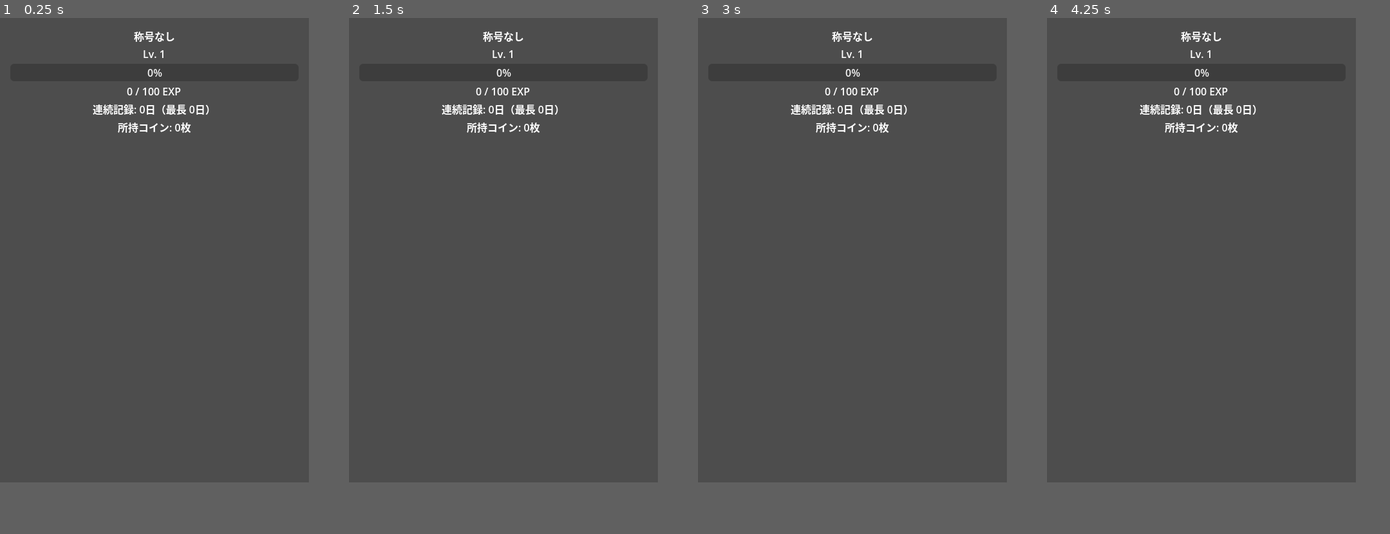
Above: before the commit, frames 1-4 (left to right).
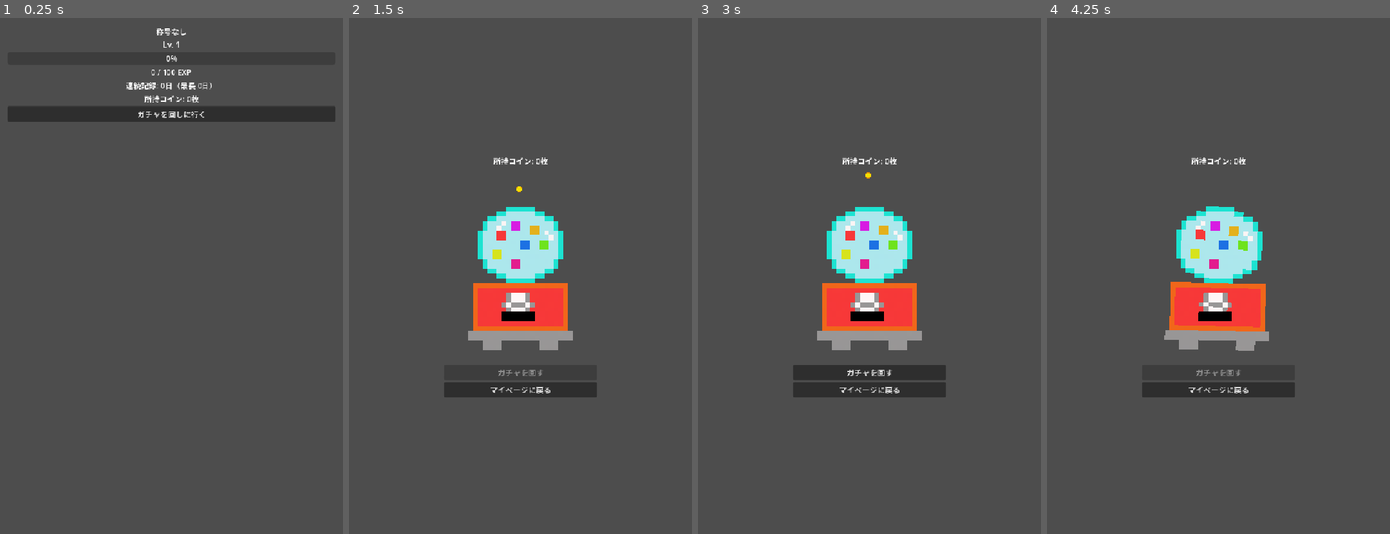
Above: after the commit, the same moments.

Repository: akki-secure/Cook-Management
Game: Godot game, scene res://scenes/Main.tscn
Same seed, same stepped clock (60 frames per second), same inputs: the game is played once before the commit and once after it. This scene is started directly instead of the project's main scene.
Inputs (mouse positions are in pixels of both pictures, inside the frame that each line leads up to):
- Up to frame 1 (0.25 s): no input
- Up to frame 2 (1.5 s): click (503, 105) at 0.5 s, where only the run after the commit has a clickable "ガチャを回しに行く"; click (503, 337) at 1.25 s, where only the run after the commit has a clickable "ガチャを回す"
- Up to frame 3 (3 s): click (852, 353) at 2 s, where only the run after the commit has a clickable "マイページに戻る"; click (852, 105) at 2.75 s, where only the run after the commit has a clickable "ガチャを回しに行く"
- Up to frame 4 (4.25 s): click (1201, 337) at 3.5 s, where only the run after the commit has a clickable "ガチャを回す"
In our replay, the window is 480x720 before the commit and 533x800 after it. These sizes can differ from the game's own. Grey fills any space a smaller window leaves; there, only what the larger window draws over its background counts as a difference.

The runs differ from the first frame. In frame 1, 3.7% of the frame differs, in the area x 2-98%, y 2-23%; in frame 2, 8.5%; in frame 3, 9.7%, in the area x 27-73%, y 2-74%; in frame 4, 8.6%.

Commit message:
Godot側にガチャの演出(コイン投入・効果音)とAPIを追加
Godotアプリでガチャを実際に回せるようにした。ロジックはRails側に一元化する
方針を踏襲し、Godotは結果を受け取って演出するだけの薄いクライアントとした。

Rails側:
- POST /api/v1/gacha を新設。既存のGamification::GachaPullServiceをそのまま
  呼び出し、当落・獲得モンスター・残りコインをJSONで返す
- ガチャのコスト/当選確率をバランス調整(COST: 5→1コイン、WIN_RATE: 30%→50%)。
  レシピ1件投稿=ガチャ1回分になるようにした

Godot側:
- GachaScene.tscn/gacha_scene.gd: ユーザー作成のドット絵素材(コイン・ガチャ
  マシン)を使い、「コインが落ちる→マシンが揺れる→カプセルが開いてモンス
  ターが出る(またはハズレ)」という演出を実装。アニメーションとAPIレスポンス
  の両方が揃ってから結果を表示するよう同期させている
- jsfxrで生成した効果音(コイン・スピン・当たり・ハズれ)をAudioStreamPlayerで
  再生
- Main画面に「ガチャを回しに行く」ボタンを追加してGachaSceneへ導線を作成
- ウィンドウサイズを480x720→720x1080に拡大し、stretch設定を追加
- login_screen.gd: トークンが残っている状態で起動すると _ready() 内から
  即座にシーン遷移してしまい "Parent node is busy" エラーになる不具合を
  call_deferred で修正

実際にRailsサーバーを起動した状態でGodotから /api/v1/gacha を叩き、当たり・
ハズレ・コイン不足の全パターンが正しく返ることを確認。全シーンがヘッドレス
モードでパースエラーなく起動することも確認済み。

Co-Authored-By: Claude Sonnet 5 <noreply@anthropic.com>

Diff:
--- a/godot-client/project.godot
+++ b/godot-client/project.godot
@@ -20,5 +20,11 @@
 
 [display]
 
-window/size/viewport_width=480
-window/size/viewport_height=720
+window/size/viewport_width=720
+window/size/viewport_height=1080
+window/stretch/mode="canvas_items"
+window/stretch/aspect="keep"
+
+[rendering]
+
+textures/canvas_textures/default_texture_filter=0
--- /dev/null
+++ b/godot-client/scenes/GachaScene.tscn
@@ -0,0 +1,94 @@
+[gd_scene load_steps=8 format=3 uid="uid://c8p3k9m2wxr71"]
+
+[ext_resource type="Script" path="res://scripts/gacha_scene.gd" id="1_gacha"]
+[ext_resource type="Texture2D" path="res://assets/coin.png" id="2_coin"]
+[ext_resource type="Texture2D" path="res://assets/gacha_machine.png" id="3_machine"]
+[ext_resource type="AudioStream" path="res://assets/sounds/coin_drop.wav" id="4_coin_sound"]
+[ext_resource type="AudioStream" path="res://assets/sounds/gacha_spin.wav" id="5_spin_sound"]
+[ext_resource type="AudioStream" path="res://assets/sounds/gacha_hit.wav" id="6_hit_sound"]
+[ext_resource type="AudioStream" path="res://assets/sounds/gacha_miss.wav" id="7_miss_sound"]
+
+[node name="GachaScene" type="Control"]
+layout_mode = 3
+anchors_preset = 15
+anchor_right = 1.0
+anchor_bottom = 1.0
+grow_horizontal = 2
+grow_vertical = 2
+script = ExtResource("1_gacha")
+
+[node name="VBox" type="VBoxContainer" parent="."]
+layout_mode = 1
+anchors_preset = 8
+anchor_left = 0.5
+anchor_top = 0.5
+anchor_right = 0.5
+anchor_bottom = 0.5
+offset_left = -160.0
+offset_top = -230.0
+offset_right = 160.0
+offset_bottom = 230.0
+grow_horizontal = 2
+grow_vertical = 2
+alignment = 1
+
+[node name="CoinCountLabel" type="Label" parent="VBox"]
+layout_mode = 2
+text = "所持コイン: 0枚"
+horizontal_alignment = 1
+
+[node name="MachineArea" type="Control" parent="VBox"]
+custom_minimum_size = Vector2(320, 380)
+layout_mode = 2
+
+[node name="CoinSprite" type="TextureRect" parent="VBox/MachineArea"]
+layout_mode = 0
+offset_left = 144.0
+offset_top = 0.0
+offset_right = 176.0
+offset_bottom = 32.0
+texture = ExtResource("2_coin")
+
+[node name="MachineSprite" type="TextureRect" parent="VBox/MachineArea"]
+layout_mode = 0
+offset_left = 0.0
+offset_top = 60.0
+offset_right = 320.0
+offset_bottom = 380.0
+texture = ExtResource("3_machine")
+
+[node name="RevealHolder" type="Control" parent="VBox/MachineArea"]
+layout_mode = 0
+offset_left = 120.0
+offset_top = 150.0
+offset_right = 200.0
+offset_bottom = 240.0
+
+[node name="ResultLabel" type="Label" parent="VBox"]
+layout_mode = 2
+autowrap_mode = 2
+horizontal_alignment = 1
+
+[node name="PullButton" type="Button" parent="VBox"]
+layout_mode = 2
+text = "ガチャを回す"
+
+[node name="BackButton" type="Button" parent="VBox"]
+layout_mode = 2
+text = "マイページに戻る"
+
+[node name="StatusRequest" type="HTTPRequest" parent="."]
+
+[node name="GachaRequest" type="HTTPRequest" parent="."]
+
+[node name="CoinSound" type="AudioStreamPlayer" parent="."]
+stream = ExtResource("4_coin_sound")
+
+[node name="SpinSound" type="AudioStreamPlayer" parent="."]
+stream = ExtResource("5_spin_sound")
+
+[node name="HitSound" type="AudioStreamPlayer" parent="."]
+stream = ExtResource("6_hit_sound")
+
+[node name="MissSound" type="AudioStreamPlayer" parent="."]
+stream = ExtResource("7_miss_sound")
--- a/godot-client/scenes/Main.tscn
+++ b/godot-client/scenes/Main.tscn
@@ -53,6 +53,10 @@
 text = "所持コイン: 0枚"
 horizontal_alignment = 1
 
+[node name="GachaButton" type="Button" parent="VBox"]
+layout_mode = 2
+text = "ガチャを回しに行く"
+
 [node name="MonsterScroll" type="ScrollContainer" parent="VBox"]
 layout_mode = 2
 size_flags_vertical = 3
--- /dev/null
+++ b/godot-client/scripts/gacha_scene.gd
@@ -0,0 +1,155 @@
+extends Control
+
+const COIN_START_POS := Vector2(144, 0)
+const COIN_DROP_Y := 140.0
+
+@onready var coin_count_label: Label = $VBox/CoinCountLabel
+@onready var machine_sprite: TextureRect = $VBox/MachineArea/MachineSprite
+@onready var coin_sprite: TextureRect = $VBox/MachineArea/CoinSprite
+@onready var reveal_holder: Control = $VBox/MachineArea/RevealHolder
+@onready var result_label: Label = $VBox/ResultLabel
+@onready var pull_button: Button = $VBox/PullButton
+@onready var back_button: Button = $VBox/BackButton
+@onready var status_request: HTTPRequest = $StatusRequest
+@onready var gacha_request: HTTPRequest = $GachaRequest
+@onready var coin_sound: AudioStreamPlayer = $CoinSound
+@onready var spin_sound: AudioStreamPlayer = $SpinSound
+@onready var hit_sound: AudioStreamPlayer = $HitSound
+@onready var miss_sound: AudioStreamPlayer = $MissSound
+
+const MonsterItemScene := preload("res://scenes/MonsterItem.tscn")
+
+var current_coins: int = 0
+var gacha_cost: int = 1
+var is_pulling: bool = false
+
+## コイン投入アニメーションとAPIリクエストが両方終わってから結果を見せるための
+## 簡単な同期フラグ。片方だけ早く終わってもフラグが揃うまで結果表示を待つ。
+var animation_done: bool = false
+var response_done: bool = false
+var pending_data = null
+var pending_message: String = ""
+
+func _ready() -> void:
+	machine_sprite.pivot_offset = machine_sprite.size / 2
+	coin_sprite.position = COIN_START_POS
+
+	pull_button.pressed.connect(_on_pull_pressed)
+	back_button.pressed.connect(_on_back_pressed)
+	status_request.request_completed.connect(_on_status_completed)
+	gacha_request.request_completed.connect(_on_gacha_completed)
+
+	fetch_status()
+
+func fetch_status() -> void:
+	status_request.request(Api.BASE_URL + "/status", Api.auth_headers(), HTTPClient.METHOD_GET)
+
+func _on_status_completed(_result: int, response_code: int, _headers: PackedStringArray, body: PackedByteArray) -> void:
+	if response_code != 200:
+		return
+
+	var data = JSON.parse_string(body.get_string_from_utf8())
+	if data is Dictionary:
+		current_coins = data.get("coins", 0)
+		_update_coin_label()
+
+func _update_coin_label() -> void:
+	coin_count_label.text = "所持コイン: %d枚" % current_coins
+	pull_button.disabled = is_pulling or current_coins < gacha_cost
+
+func _on_pull_pressed() -> void:
+	if is_pulling:
+		return
+
+	is_pulling = true
+	pull_button.disabled = true
+	result_label.text = ""
+	_clear_reveal()
+
+	animation_done = false
+	response_done = false
+	pending_data = null
+	pending_message = ""
+
+	_play_coin_drop_animation()
+	gacha_request.request(Api.BASE_URL + "/gacha", Api.auth_headers(), HTTPClient.METHOD_POST)
+
+## コインが落ちる → ガチャマシンが揺れる、の順にアニメーションさせる。
+## この絵はあくまで「回した」ことを伝える演出で、実際のコイン消費計算は
+## サーバー側(Api::V1::GachaController)が担当している。
+func _play_coin_drop_animation() -> void:
+	coin_sprite.visible = true
+	coin_sprite.position = COIN_START_POS
+	coin_sound.play()
+
+	var tween := create_tween()
+	tween.tween_property(coin_sprite, "position:y", COIN_DROP_Y, 0.4) \
+		.set_trans(Tween.TRANS_QUAD).set_ease(Tween.EASE_IN)
+	tween.tween_callback(func(): coin_sprite.visible = false)
+	tween.tween_callback(_play_machine_shake)
+
+func _play_machine_shake() -> void:
+	spin_sound.play()
+	var tween := create_tween()
+	tween.tween_property(machine_sprite, "rotation_degrees", 4.0, 0.08)
+	tween.tween_property(machine_sprite, "rotation_degrees", -4.0, 0.08)
+	tween.tween_property(machine_sprite, "rotation_degrees", 4.0, 0.08)
+	tween.tween_property(machine_sprite, "rotation_degrees", -4.0, 0.08)
+	tween.tween_property(machine_sprite, "rotation_degrees", 0.0, 0.08)
+	tween.tween_callback(_on_animation_finished)
+
+func _on_animation_finished() -> void:
+	animation_done = true
+	_try_finish()
+
+func _on_gacha_completed(_result: int, response_code: int, _headers: PackedStringArray, body: PackedByteArray) -> void:
+	if response_code == 201:
+		pending_data = JSON.parse_string(body.get_string_from_utf8())
+	elif response_code == 422:
+		pending_message = "コインが足りません。"
+	else:
+		pending_message = "通信エラーが発生しました。"
+
+	response_done = true
+	_try_finish()
+
+func _try_finish() -> void:
+	if not (animation_done and response_done):
+		return
+
+	if pending_data is Dictionary:
+		_show_result(pending_data)
+	else:
+		result_label.text = pending_message
+
+	is_pulling = false
+	fetch_status()
+
+## カプセルが開いてモンスターが飛び出すような演出でMonsterItemを表示する
+func _show_result(data: Dictionary) -> void:
+	var monster = data.get("monster")
+	if data.get("hit", false) and monster is Dictionary:
+		result_label.text = "🎉 %s を獲得しました！" % monster["name"]
+		hit_sound.play()
+
+		var item := MonsterItemScene.instantiate()
+		reveal_holder.add_child(item)
+		item.setup(monster["name"], monster["sprite_key"])
+		item.scale = Vector2(0.2, 0.2)
+		item.modulate.a = 0.0
+
+		var tween := create_tween()
+		tween.set_parallel(true)
+		tween.tween_property(item, "scale", Vector2(1.0, 1.0), 0.35) \
+			.set_trans(Tween.TRANS_BACK).set_ease(Tween.EASE_OUT)
+		tween.tween_property(item, "modulate:a", 1.0, 0.25)
+	else:
+		result_label.text = "ハズレでした…また挑戦してください。"
+		miss_sound.play()
+
+func _clear_reveal() -> void:
+	for child in reveal_holder.get_children():
+		child.queue_free()
+
+func _on_back_pressed() -> void:
+	get_tree().change_scene_to_file("res://scenes/Main.tscn")
--- a/godot-client/scripts/login_screen.gd
+++ b/godot-client/scripts/login_screen.gd
@@ -46,4 +46,6 @@
 		error_label.text = "予期しないエラーが発生しました。"
 
 func _go_to_main() -> void:
-	get_tree().change_scene_to_file("res://scenes/Main.tscn")
+	# _ready()の中(シーンツリーがまだノード追加処理中)から直接change_scene_to_fileを
+	# 呼ぶと "Parent node is busy..." エラーになるため、1フレーム遅らせて実行する。
+	get_tree().call_deferred("change_scene_to_file", "res://scenes/Main.tscn")
--- a/godot-client/scripts/main.gd
+++ b/godot-client/scripts/main.gd
@@ -6,6 +6,7 @@
 @onready var exp_label: Label = $VBox/ExpLabel
 @onready var streak_label: Label = $VBox/StreakLabel
 @onready var coin_label: Label = $VBox/CoinLabel
+@onready var gacha_button: Button = $VBox/GachaButton
 @onready var monster_grid: GridContainer = $VBox/MonsterScroll/MonsterGrid
 @onready var status_request: HTTPRequest = $StatusRequest
 @onready var monsters_request: HTTPRequest = $MonstersRequest
@@ -16,8 +17,12 @@
 func _ready() -> void:
 	status_request.request_completed.connect(_on_status_completed)
 	monsters_request.request_completed.connect(_on_monsters_completed)
+	gacha_button.pressed.connect(_on_gacha_button_pressed)
 	poll_timer.timeout.connect(refresh)
 	refresh()
+
+func _on_gacha_button_pressed() -> void:
+	get_tree().change_scene_to_file("res://scenes/GachaScene.tscn")
 
 ## 起動時と、Timer(30秒間隔)のたびに現在のレベル/EXP/モンスターを取得し直す。
 ## リアルタイム通知ではなく、ポーリングで十分という設計方針(WebSocketは将来拡張)。
Binary file added: godot-client/assets/coin.png
Not shown, added: godot-client/assets/coin.png.import
Binary file added: godot-client/assets/gacha_machine.png
Not shown, added: godot-client/assets/gacha_machine.png.import
Not shown, added: godot-client/assets/sounds/coin_drop.wav.import
Not shown, added: godot-client/assets/sounds/gacha_hit.wav.import
Not shown, added: godot-client/assets/sounds/gacha_miss.wav.import
Not shown, added: godot-client/assets/sounds/gacha_spin.wav.import
Not shown, added: godot-client/scripts/api_client.gd.uid
Not shown, added: godot-client/scripts/gacha_scene.gd.uid
Not shown, added: godot-client/scripts/login_screen.gd.uid
Not shown, added: godot-client/scripts/main.gd.uid
(and 10 more such lines)
